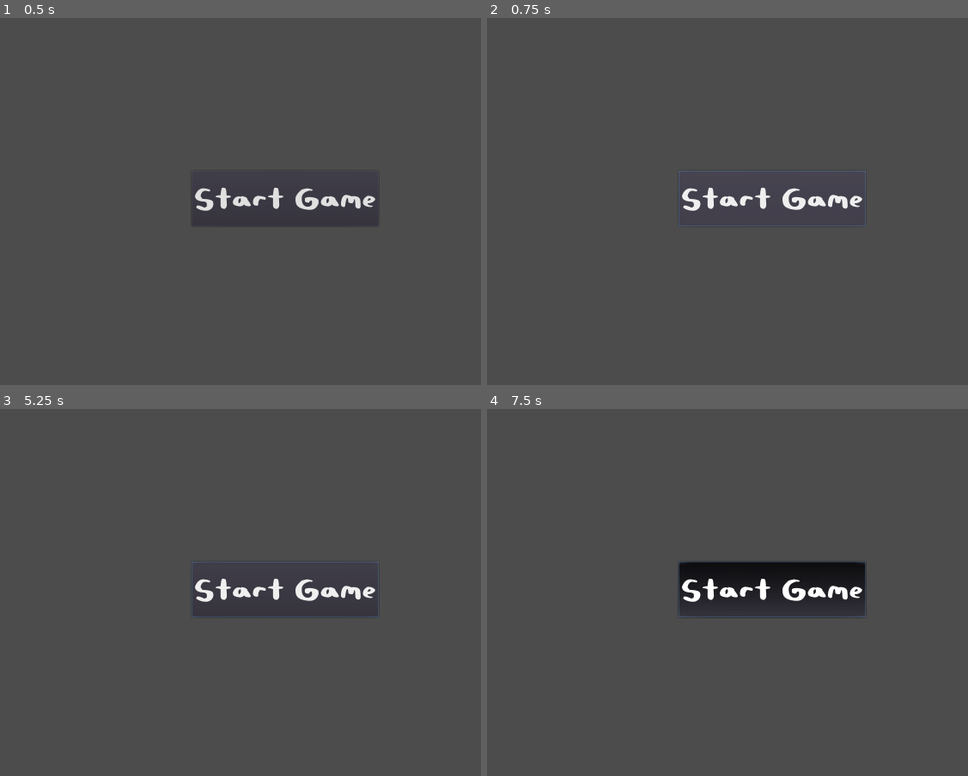
Above: before the commit, frames 1-4 (two rows, left to right).
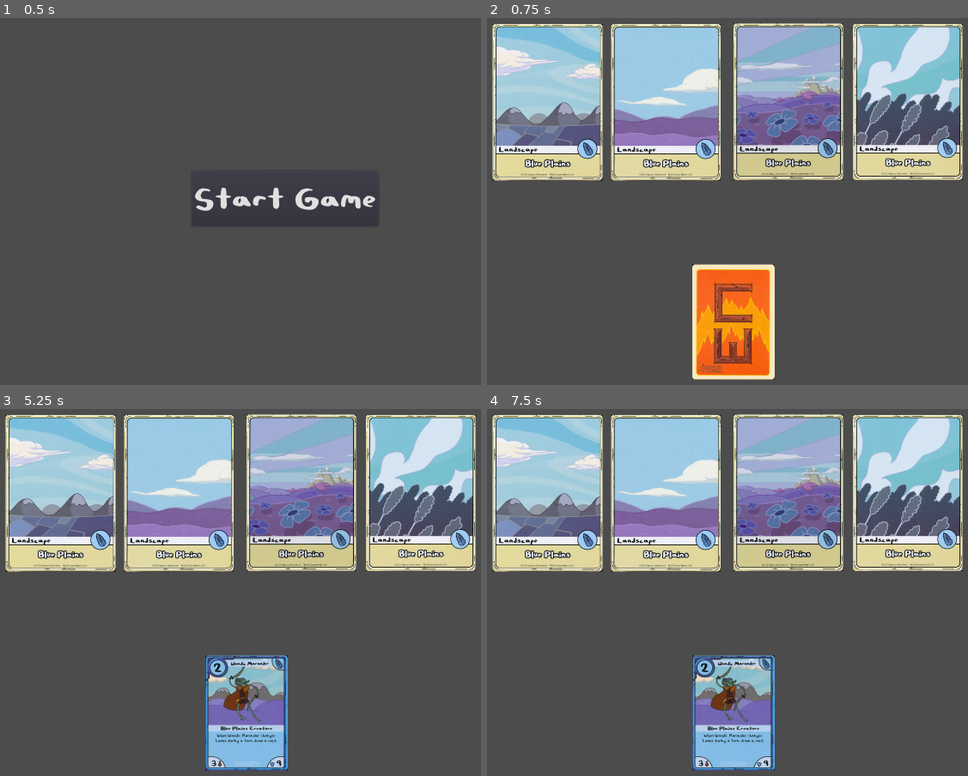
Above: after the commit, the same moments.

Repository: 641i130/card-wars-online
Game: Godot game, scene res://menu.tscn
Same seed, same stepped clock (60 frames per second), same inputs: the game is played once before the commit and once after it.
Inputs (mouse positions are in pixels of both pictures, inside the frame that each line leads up to):
- Up to frame 1 (0.5 s): no input
- Up to frame 2 (0.75 s): click "Start Game" at 0.5 s
- Up to frame 3 (5.25 s): click (283, 588) at 1.25 s, where only the run before the commit has a clickable "Start Game"; click (283, 588) at 2 s, where only the run before the commit has a clickable "Start Game"; tap Enter at 2.75, 4.25 s; move the mouse to (423, 566) at 2.77 s; click (423, 566) at 2.92 s; tap Space at 3.5, 5 s; move the mouse to (134, 607) at 3.52 s; click (134, 607) at 3.67 s; move the mouse to (341, 500) at 4.27 s; click (341, 500) at 4.42 s; move the mouse to (235, 662) at 5.02 s; click (235, 662) at 5.17 s
- Up to frame 4 (7.5 s): tap Enter at 5.75 s; move the mouse to (963, 643) at 5.77 s; click (963, 643) at 5.92 s; tap Space at 6.5 s; move the mouse to (549, 530) at 6.52 s; click (549, 530) at 6.67 s; move the mouse to (790, 585) at 7.27 s; click (790, 585) at 7.42 s

Frame 1 is identical in both runs. In frame 2, 43% of the frame differs, in the area x 1-99%, y 1-99%; in frame 3, 43%; in frame 4, 47%.

Commit message:
Random card chooser.

Diff:
--- /dev/null
+++ b/godot/Area2D.gd
@@ -0,0 +1,17 @@
+extends Area2D
+
+onready var card = get_tree().get_root().get_node("Desk/Deck/Card")
+var rng = RandomNumberGenerator.new()
+
+
+func _on_Area2D_input_event(viewport, event, shape_idx):
+	if event is InputEventMouseButton \
+	and event.button_index == BUTTON_LEFT \
+	and event.is_pressed():
+		print("Click")
+		random_card()
+
+func random_card():
+	rng.randomize()
+	var rand_card = load("res://assets/cards/" +str(rng.randi_range(1, 512))+ ".jpg" )
+	card.set_texture(rand_card)
--- a/godot/Card.gd
+++ b/godot/Card.gd
@@ -6,11 +6,7 @@
 # var b = "text"
 
 
+
 # Called when the node enters the scene tree for the first time.
 func _ready():
 	pass # Replace with function body.
-
-
-# Called every frame. 'delta' is the elapsed time since the previous frame.
-#func _process(delta):
-#	pass
--- a/godot/game.tscn
+++ b/godot/game.tscn
@@ -1,58 +1,85 @@
-[gd_scene load_steps=5 format=2]
+[gd_scene load_steps=11 format=2]
 
 [ext_resource path="res://Card.gd" type="Script" id=1]
 [ext_resource path="res://game.gd" type="Script" id=2]
-[ext_resource path="res://assets/images/14.jpg" type="Texture" id=3]
+[ext_resource path="res://assets/landscapes/blueplains1.jpg" type="Texture" id=3]
+[ext_resource path="res://assets/landscapes/blueplains4.jpg" type="Texture" id=4]
+[ext_resource path="res://assets/landscapes/blueplains2.jpg" type="Texture" id=5]
+[ext_resource path="res://assets/landscapes/blueplains3.jpg" type="Texture" id=6]
+[ext_resource path="res://assets/cards/0.jpg" type="Texture" id=7]
+[ext_resource path="res://Area2D.gd" type="Script" id=8]
 
 [sub_resource type="RectangleShape2D" id=1]
-extents = Vector2( 185.137, 258.03 )
+extents = Vector2( 153.064, 215.606 )
+
+[sub_resource type="RectangleShape2D" id=2]
+extents = Vector2( 99.1468, 134.941 )
 
 [node name="Desk" type="Node2D"]
 script = ExtResource( 2 )
-
-[node name="Card" type="Sprite" parent="."]
-script = ExtResource( 1 )
 
 [node name="Lane" type="Area2D" parent="."]
 position = Vector2( 309.023, 231.992 )
 
 [node name="Sprite" type="Sprite" parent="Lane"]
-scale = Vector2( 0.841, 0.841 )
+position = Vector2( 1.88773, 0.277374 )
+scale = Vector2( 0.487948, 0.487948 )
 texture = ExtResource( 3 )
 
 [node name="CollisionShape2D" type="CollisionShape2D" parent="Lane"]
+position = Vector2( 0.0728149, -0.667419 )
 scale = Vector2( 0.841, 0.841 )
 shape = SubResource( 1 )
 
 [node name="Lane2" type="Area2D" parent="."]
-position = Vector2( 650.773, 232.336 )
+position = Vector2( 584.461, 232.162 )
 
 [node name="Sprite" type="Sprite" parent="Lane2"]
-scale = Vector2( 0.841, 0.841 )
-texture = ExtResource( 3 )
+position = Vector2( 1.88773, 0.277374 )
+scale = Vector2( 0.487948, 0.487948 )
+texture = ExtResource( 5 )
 
 [node name="CollisionShape2D" type="CollisionShape2D" parent="Lane2"]
+position = Vector2( 0.0728149, -0.667419 )
 scale = Vector2( 0.841, 0.841 )
 shape = SubResource( 1 )
 
 [node name="Lane3" type="Area2D" parent="."]
-position = Vector2( 972.773, 230.493 )
+position = Vector2( 869.529, 231.383 )
 
 [node name="Sprite" type="Sprite" parent="Lane3"]
-scale = Vector2( 0.841, 0.841 )
-texture = ExtResource( 3 )
+position = Vector2( 1.88773, 0.277374 )
+scale = Vector2( 0.487948, 0.487948 )
+texture = ExtResource( 6 )
 
 [node name="CollisionShape2D" type="CollisionShape2D" parent="Lane3"]
+position = Vector2( 0.0728149, -0.667419 )
 scale = Vector2( 0.841, 0.841 )
 shape = SubResource( 1 )
 
 [node name="Lane4" type="Area2D" parent="."]
-position = Vector2( 1314.52, 230.837 )
+position = Vector2( 1144.97, 231.553 )
 
 [node name="Sprite" type="Sprite" parent="Lane4"]
-scale = Vector2( 0.841, 0.841 )
-texture = ExtResource( 3 )
+position = Vector2( 4.40747, 0.277374 )
+scale = Vector2( 0.487948, 0.487948 )
+texture = ExtResource( 4 )
 
 [node name="CollisionShape2D" type="CollisionShape2D" parent="Lane4"]
+position = Vector2( 0.0728149, -0.667419 )
 scale = Vector2( 0.841, 0.841 )
 shape = SubResource( 1 )
+
+[node name="Deck" type="Area2D" parent="."]
+position = Vector2( 743.269, 745.673 )
+script = ExtResource( 8 )
+
+[node name="CollisionShape2D" type="CollisionShape2D" parent="Deck"]
+shape = SubResource( 2 )
+
+[node name="Card" type="Sprite" parent="Deck"]
+position = Vector2( 0.49765, -0.765823 )
+scale = Vector2( 0.520172, 0.520172 )
+texture = ExtResource( 7 )
+script = ExtResource( 1 )
+[connection signal="input_event" from="Deck" to="Deck" method="_on_Area2D_input_event"]
--- a/godot/project.godot
+++ b/godot/project.godot
@@ -24,6 +24,14 @@
 window/size/width=1600
 window/size/height=900
 
+[input]
+
+MOUSE_BUTTON={
+"deadzone": 0.5,
+"events": [ Object(InputEventMouseButton,"resource_local_to_scene":false,"resource_name":"","device":0,"alt":false,"shift":false,"control":false,"meta":false,"command":false,"button_mask":0,"position":Vector2( 0, 0 ),"global_position":Vector2( 0, 0 ),"factor":1.0,"button_index":1,"pressed":false,"doubleclick":false,"script":null)
+ ]
+}
+
 [rendering]
 
 environment/default_environment="res://default_env.tres"
